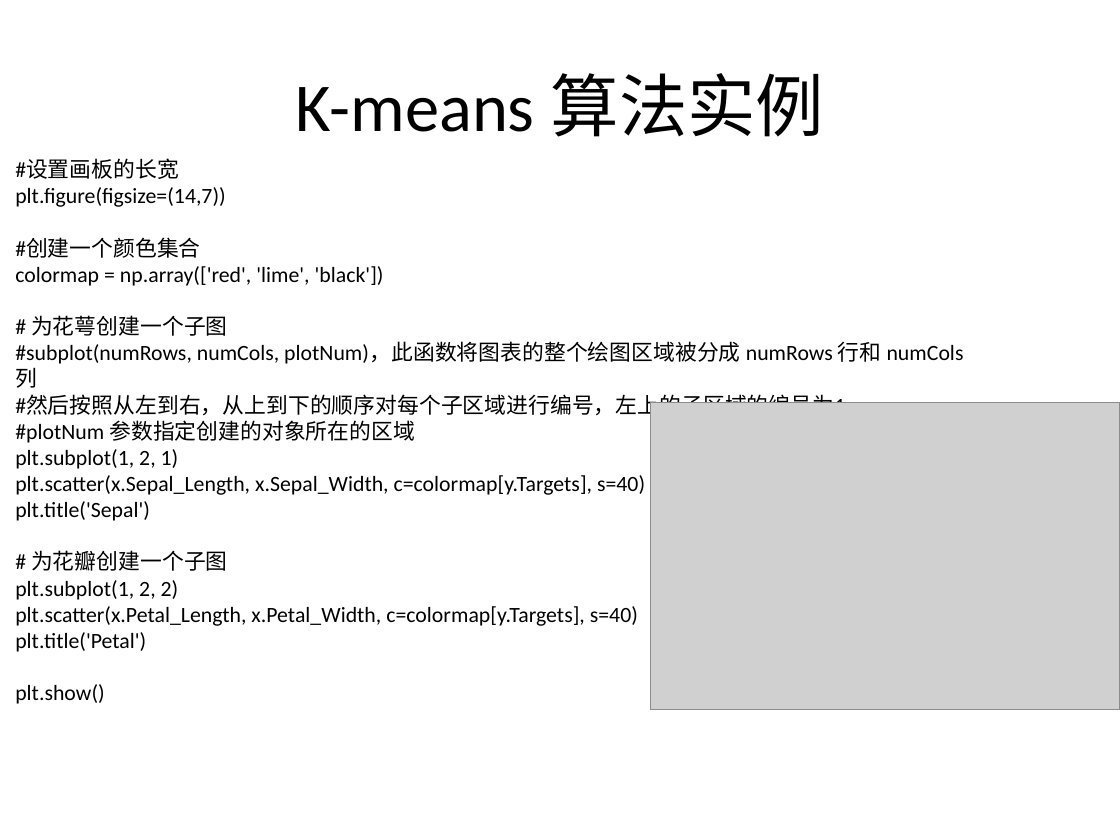
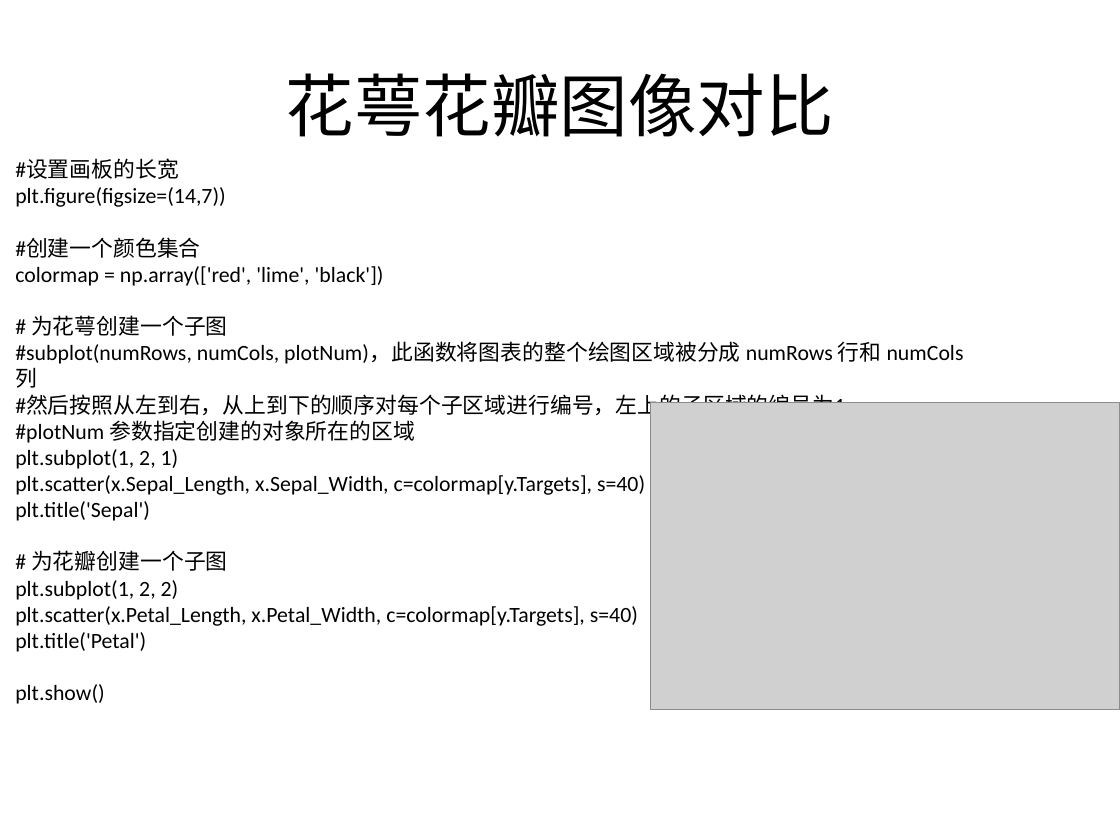
Before and after one commit to BattalionCommander/Python, a slide deck: slide 19 of cls_23聚类算法.pptx. Drawn at 1120x840 pixels with LibreOffice and Linux fonts; fonts in the diff are those of the drawing; grey boxes stand for pictures; background and template pictures are left out. Boxes give left, top, right and bottom in pixels: in the first picture for what was removed or moved away, otherwise in the second. Text is boxed around its words. In the diff, an @@ line names an element or a change of style, - is before the commit and + after.

```diff
--- a/cls_23聚类算法.pptx
+++ b/cls_23聚类算法.pptx
@@ title at (x1=286, y1=73, x2=834, y2=137): text changed @@
-K-means 算法实例
+花萼花瓣图像对比
```
Also in this commit, not shown: 8 other slides changed, 1 slide added, 1 other file.
